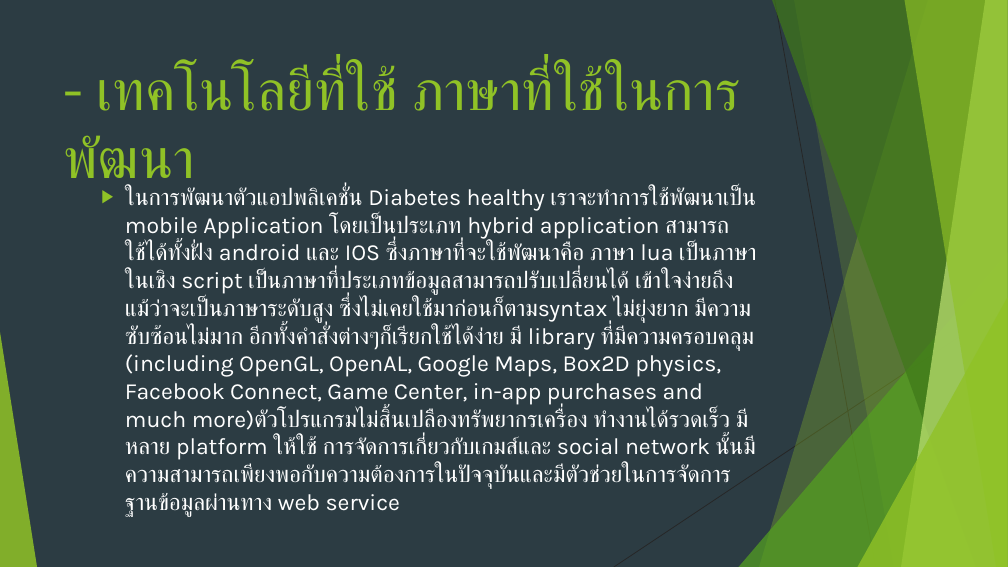
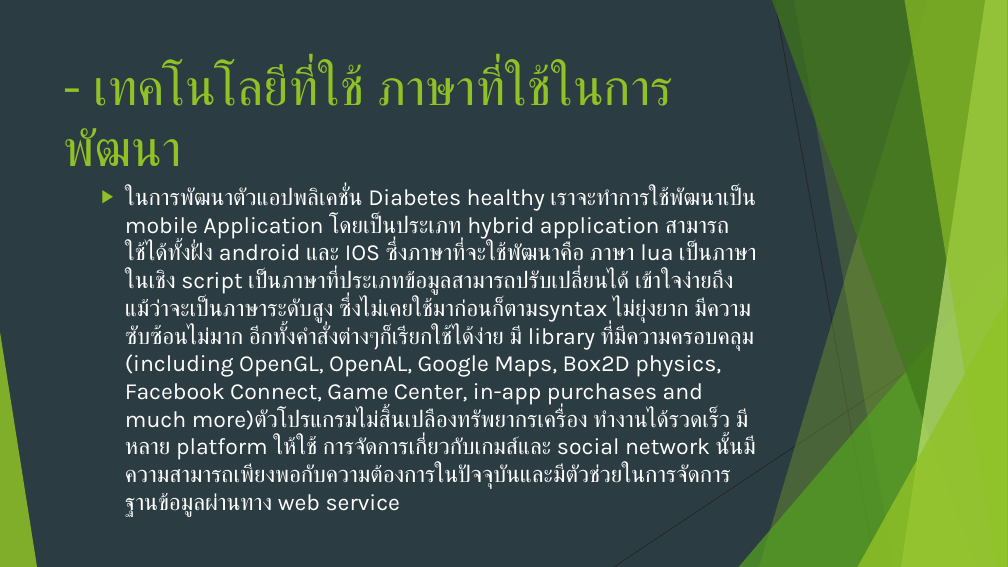
Before and after one commit to MrKriKri/project1, a slide deck: slide 5 of Diabetes Healthy.pptx. Drawn at 1008x567 pixels with LibreOffice and Linux fonts; fonts in the diff are those of the drawing. Boxes give left, top, right and bottom in pixels: in the first picture for what was removed or moved away, otherwise in the second. Text is boxed around its words. In the diff, an @@ line names an element or a change of style, - is before the commit and + after.

```diff
--- a/Diabetes Healthy.pptx
+++ b/Diabetes Healthy.pptx
@@ title "- เทคโนโลยีที่ใช้ ภาษาที่ใช้ในการพัฒนา" at <box>64,65,673,166</box>: size 54 to 48.6 pt @@
```
Also in this commit, not shown: 3 other slides changed, 3 slides added, 2 slides removed, 8 other files.
